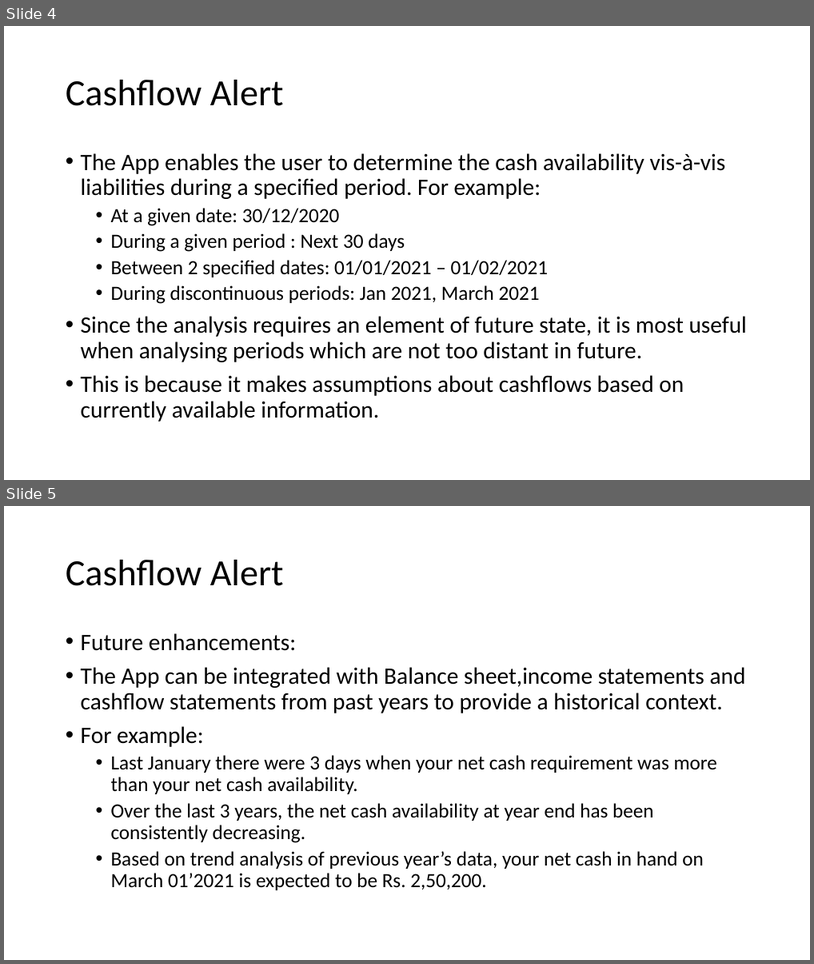
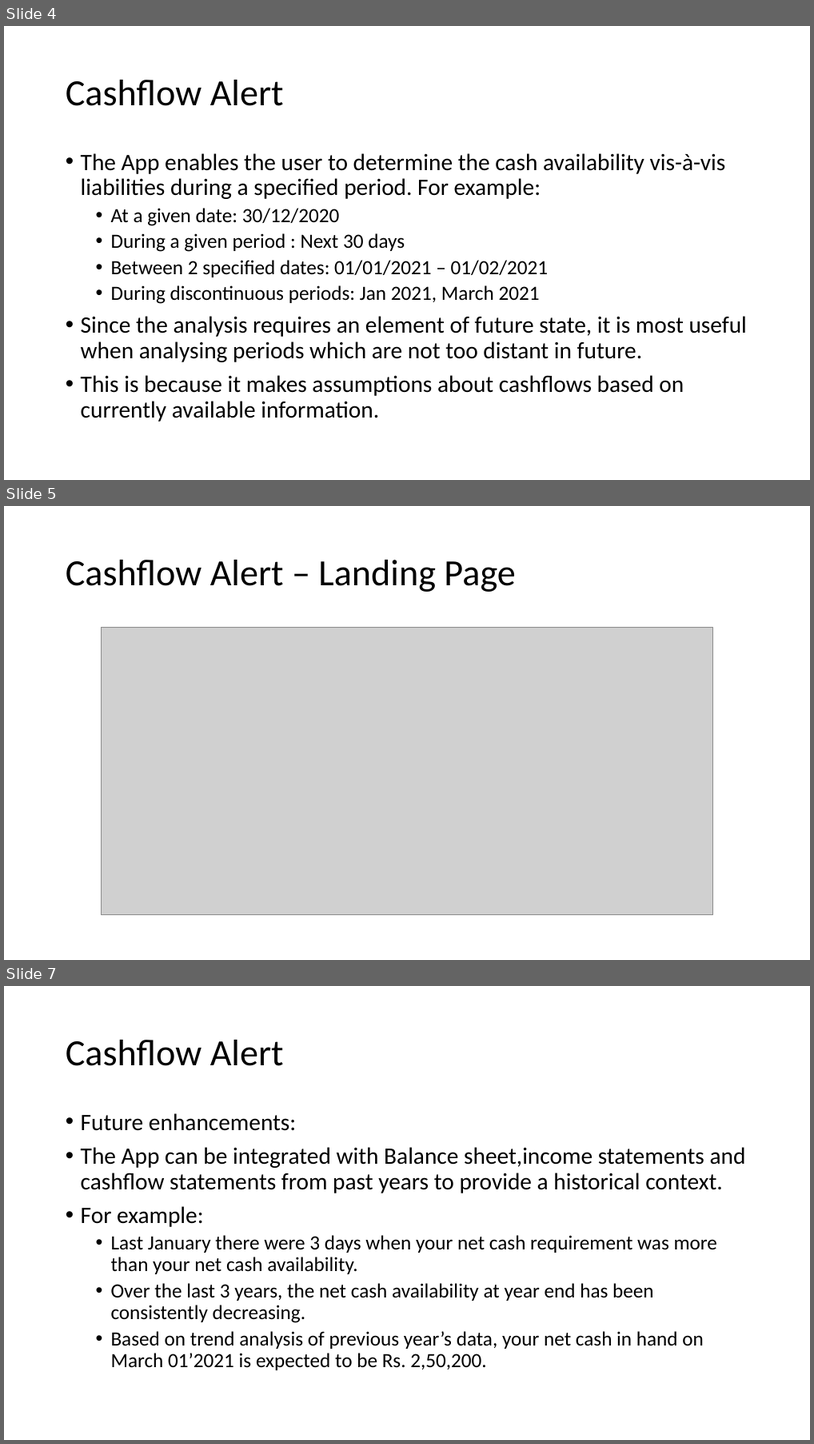
Before and after one commit to solfinder/intuit, a slide deck: IntuitCodathon.pptx. Shown one above the other, each under a label of ours: slides 4 and 5 before the commit, slides 4, 5 and 7 after it; the slides between them are not shown. The pictures are 814x964 and 814x1444 pixels, drawn with LibreOffice and Linux fonts; fonts in the diff are those of the drawing; grey boxes stand for pictures. Boxes give left, top, right and bottom in pixels: in the first picture for what was removed or moved away, otherwise in the second. Text is boxed around its words. In the diff, an @@ line names an element or a change of style, - is before the commit and + after.

```diff
--- a/IntuitCodathon.pptx
+++ b/IntuitCodathon.pptx
@@ slide 5 added at (4,506,810,960), background #FFFFFF @@
@@ title added at (66,560,515,592), 44 pt, text #000000 @@
+Cashflow Alert – Landing Page
@@ picture added at (102,627,714,915) @@
@@ what was slide 5 is now slide 7 @@
```
Also in this commit, not shown: 1 other slide added.
